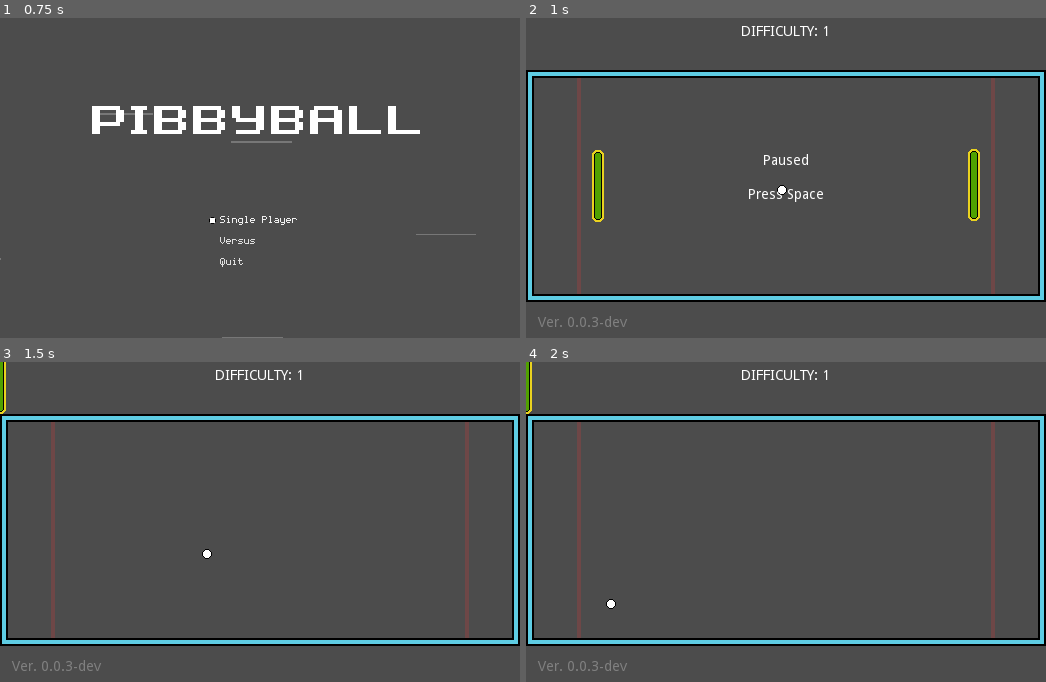
Above: before the commit, frames 1-4 (two rows, left to right).
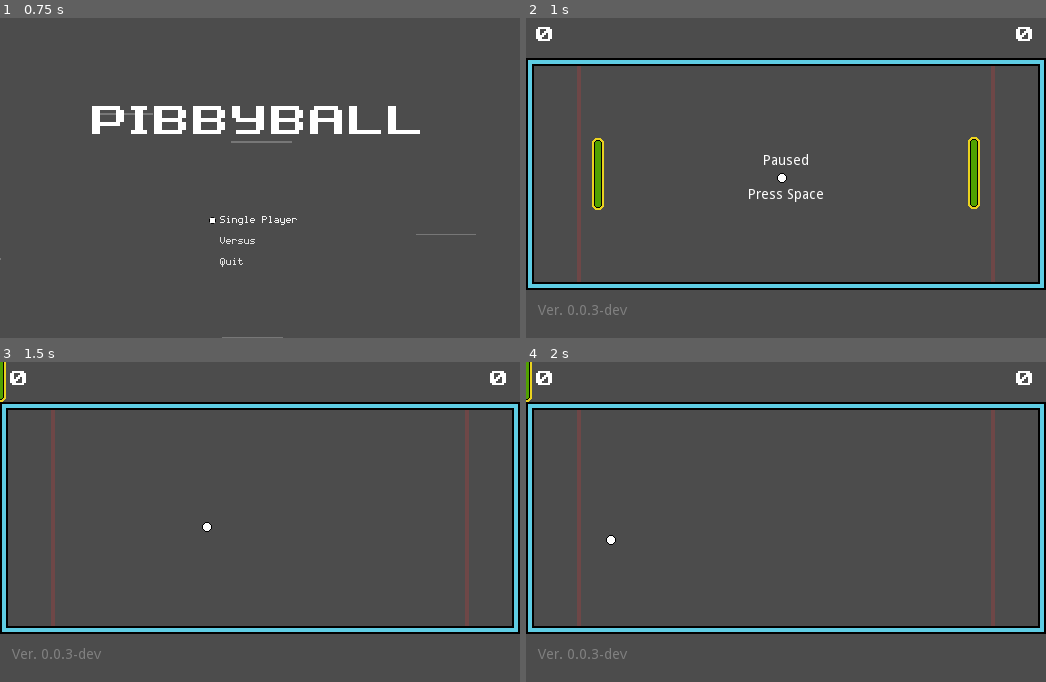
Above: after the commit, the same moments.

Repository: tkshehan/_pong
Game: Godot game, scene res://Main.tscn
Two runs of this game, one before a commit and one after it. Both use one fixed random seed, a clock stepped at 60 frames per second and the inputs below. Sound files missing from this copy of the repository are replaced by a short silence.
Inputs:
- Up to frame 1 (0.75 s): tap Space (pause) at 0.5 s; hold Up (move_up) from 0.53 s (still down)
- Up to frame 2 (1 s): keep holding Up (move_up); tap Enter (ui_accept) at 0.77 s
- Up to frame 3 (1.5 s): tap Space (pause) at 1.25 s; release Up (move_up) at 1.28 s; hold Down (move_down) from 1.28 s (still down)
- Up to frame 4 (2 s): keep holding Down (move_down); tap Enter (ui_accept) at 1.52 s

Frame 1 is identical in both runs. In frame 2, 11% of the frame differs, in the area x 0-100%, y 2-97%; in frame 3, 11%; in frame 4, 11%.

Commit message:
added 2 player mode

Diff:
--- a/Game/Actors/AI_Player.gd
+++ b/Game/Actors/AIPaddle.gd
@@ -2,6 +2,7 @@
 class_name AIPaddle
 
 var target = self
+var difficulty = 1
 
 func set_target(_target):
 	target = _target
@@ -15,6 +16,3 @@
 	else:
 		direction.y = 1 if direction_of_target.y > 0 else -1
 	return direction
-
-func get_grip_position():
-	return self.get_global_position().x + 17
--- a/Game/Actors/Net.gd
+++ b/Game/Actors/Net.gd
@@ -1,14 +1,11 @@
 extends Area2D
 
-var scored = 0
 signal goal
 
 # Called when the node enters the scene tree for the first time.
 func _ready() -> void:
 	var _err = self.connect("body_entered", self, "on_body_entered")
 
-
 func on_body_entered(body):
 	body.in_net = true
 	emit_signal("goal")
-	scored +=1
--- a/Game/Actors/Paddle.gd
+++ b/Game/Actors/Paddle.gd
@@ -5,8 +5,10 @@
 var velocity = Vector2.ZERO
 var Acceleration = 0.2
 const Friction = 0.333
-export var max_speed = 300
+export var max_speed = 500
+
 var fixed_x = get_global_position().x
+var grip_position = fixed_x + 4
 
 var connected_ball
 var stored_velocity = 0
@@ -39,7 +41,7 @@
 		connected_ball = body
 
 	body.hit_stop()
-	body.set_global_position(Vector2(self.get_grip_position() - 10,body.get_global_position().y))
+	body.set_global_position(Vector2(grip_position - 10,body.get_global_position().y))
 	$Sprite.set_frame(1)
 	if abs(body.velocity.x / 2000) > 0.3:
 		$AudioStreamPlayer.play()
@@ -49,5 +51,5 @@
 	set_global_position(Vector2(fixed_x, get_global_position().y))
 	$AudioStreamPlayer.stop()
 
-func get_grip_position():
-	return self.get_global_position().x + 4
+func set_grip_position_offset(offset = 4):
+	grip_position = fixed_x + offset
--- a/Game/Actors/Player.gd
+++ /dev/null
@@ -1,13 +0,0 @@
-extends Paddle
-class_name Player_Paddle
-
-var PlayerId = "" # P1 or P2
-
-func _ready() -> void:
-	pass
-
-func get_direction():
-	return Vector2(
-		0,
-		Input.get_action_strength(PlayerId + "move_down") - Input.get_action_strength(PlayerId + "move_up")
-	)
--- /dev/null
+++ b/Game/Actors/PlayerPaddle.gd
@@ -0,0 +1,13 @@
+extends Paddle
+class_name PlayerPaddle
+
+var player_ID = "" # P1 or P2
+
+func _ready() -> void:
+	pass
+
+func get_direction():
+	return Vector2(
+		0,
+		Input.get_action_strength(player_ID + "move_down") - Input.get_action_strength(player_ID + "move_up")
+	)
--- a/Game/Ball.gd
+++ b/Game/Ball.gd
@@ -49,8 +49,6 @@
 	set_physics_process(false)
 	var x_dir = 1 if velocity.x > 0 else -1
 	velocity.x = lerp(velocity.x, x_dir * MAX_VELOCITY.x, ACCELERATION)
-	print(x_dir)
-	print(velocity.x)
 
 func _on_Timer_timeout() -> void:
 	set_physics_process(true)
--- a/Game/Game.gd
+++ b/Game/Game.gd
@@ -1,45 +1,15 @@
-extends Node2D
+extends Node
 
-var current_ball
-const Center = Vector2(256,160)
+var scores = [0,0]
 
-onready var ball = preload("res://Game/Ball.tscn")
-var difficulty = 1
+func _ready():
+	$World.spawn_ball()
+	$HUD/PauseMenu.popup_centered()
 
-func _ready() -> void:
-	init()
-
-	spawn_ball()
-	$PauseMenu.popup_centered()
-	get_tree().paused = true
-
-
-func _on_Net_L_goal() -> void:
-	difficulty += 1
-	spawn_ball()
-
-func _on_Net_R_goal() -> void:
-	difficulty -= 1
-	spawn_ball()
-
-func spawn_ball() -> void:
-	get_node("Score/HBoxContainer/Label").set_text("Difficulty: " + str(difficulty))
-	$Paddle_L.Acceleration = 0.05
-	$Paddle_L.max_speed = 100 + (50 * difficulty)
-
-	current_ball = ball.instance()
-	current_ball.position = Center
-	var rand = 25 * (randi()%4 + 1)
-	current_ball.velocity = Vector2(
-		-100 if randi() % 2 else 100,
-		-rand if randi() % 2 else rand
-	)
-
-	call_deferred("add_child", current_ball)
-	$Paddle_L.set_target(current_ball)
-
-
-func init():
-	if GameState.num_of_players == 1:
-		$Paddle_L.set_script(preload("res://Game/Actors/AI_Player.gd"))
-		$Paddle_R.set_script(preload("res://Game/Actors/Player.gd"))
+func _on_World_goal(side) -> void:
+	if side == "left":
+		scores[0] += 1
+		$HUD/Score/HBoxContainer/LeftLabel.text = str(scores[0])
+	if side == "right":
+		scores[1] += 1
+		$HUD/Score/HBoxContainer/RightLabel.text = str(scores[1])
--- a/Game/Game.tscn
+++ b/Game/Game.tscn
@@ -1,17 +1,27 @@
-[gd_scene load_steps=7 format=2]
+[gd_scene load_steps=11 format=2]
 
 [ext_resource path="res://assets/tubes.tres" type="TileSet" id=1]
 [ext_resource path="res://Game/Goal.tscn" type="PackedScene" id=2]
 [ext_resource path="res://Game/Actors/Paddle.tscn" type="PackedScene" id=3]
+[ext_resource path="res://assets/fonts/F-Zero GBA Text 1.ttf" type="DynamicFontData" id=4]
 [ext_resource path="res://PauseMenu.tscn" type="PackedScene" id=5]
 [ext_resource path="res://Game/Actors/Net.tscn" type="PackedScene" id=6]
 [ext_resource path="res://Game/Game.gd" type="Script" id=7]
+[ext_resource path="res://Game/World.gd" type="Script" id=8]
 
-[node name="Game" type="Node2D"]
-position = Vector2( 0, 12 )
+[sub_resource type="DynamicFont" id=1]
+font_data = ExtResource( 4 )
+
+[sub_resource type="Theme" id=2]
+default_font = SubResource( 1 )
+
+[node name="Game" type="Node"]
 script = ExtResource( 7 )
 
-[node name="TileMap" type="TileMap" parent="."]
+[node name="World" type="Node2D" parent="."]
+script = ExtResource( 8 )
+
+[node name="TileMap" type="TileMap" parent="World"]
 position = Vector2( -12, -36 )
 scale = Vector2( 2, 2 )
 tile_set = ExtResource( 1 )
@@ -22,75 +32,96 @@
 format = 1
 tile_data = PoolIntArray( 131072, 1610612736, 1, 131073, 0, 0, 131074, 0, 0, 131075, 0, 0, 131076, 0, 0, 131077, 0, 0,  …(700 unchanged characters)…
 
-[node name="Paddle_L" parent="." instance=ExtResource( 3 )]
+[node name="Paddle_L" parent="World" instance=ExtResource( 3 )]
 position = Vector2( 72, 156 )
-rotation = 3.14159
+rotation = -3.14159
 
-[node name="Paddle_R" parent="." instance=ExtResource( 3 )]
+[node name="Paddle_R" parent="World" instance=ExtResource( 3 )]
 position = Vector2( 448, 155 )
 
-[node name="Goal_L" parent="." instance=ExtResource( 2 )]
+[node name="Goal_L" parent="World" instance=ExtResource( 2 )]
 position = Vector2( 53, 155 )
 rotation = -1.5708
 scale = Vector2( 2.24294, 1.99964 )
 z_index = -1
 
-[node name="Net_L" parent="Goal_L" instance=ExtResource( 6 )]
+[node name="Net_L" parent="World/Goal_L" instance=ExtResource( 6 )]
 position = Vector2( -0.0135317, -16 )
 scale = Vector2( 6, 0.2 )
 
-[node name="Goal_R" parent="." instance=ExtResource( 2 )]
+[node name="Goal_R" parent="World" instance=ExtResource( 2 )]
 position = Vector2( 467, 155 )
 rotation = 1.5708
 scale = Vector2( 2.18431, 2 )
 z_index = -1
 
-[node name="Net_R" parent="Goal_R" instance=ExtResource( 6 )]
+[node name="Net_R" parent="World/Goal_R" instance=ExtResource( 6 )]
 position = Vector2( -0.379951, -16.125 )
 rotation = 3.14159
 scale = Vector2( 6, 0.2 )
 
-[node name="Score" type="Control" parent="."]
+[node name="HUD" type="Control" parent="."]
 anchor_right = 1.0
 anchor_bottom = 1.0
-margin_left = 215.0
-margin_top = -5.0
-margin_right = 215.0
-margin_bottom = -5.0
 __meta__ = {
 "_edit_use_anchors_": false
 }
 
-[node name="HBoxContainer" type="HBoxContainer" parent="Score"]
+[node name="Score" type="Control" parent="HUD"]
 anchor_right = 1.0
-margin_bottom = 14.0
 __meta__ = {
 "_edit_use_anchors_": false
 }
 
-[node name="Label" type="Label" parent="Score/HBoxContainer"]
-margin_right = 89.0
-margin_bottom = 14.0
-text = "Difficulty: 0"
+[node name="HBoxContainer" type="HBoxContainer" parent="HUD/Score"]
+anchor_right = 1.0
+margin_left = 10.0
+margin_right = -10.0
+margin_bottom = 30.0
+theme = SubResource( 2 )
+__meta__ = {
+"_edit_use_anchors_": false
+}
+
+[node name="LeftLabel" type="Label" parent="HUD/Score/HBoxContainer"]
+margin_top = 1.0
+margin_right = 20.0
+margin_bottom = 29.0
+text = "0"
 align = 1
 uppercase = true
 
-[node name="PauseMenu" parent="." instance=ExtResource( 5 )]
+[node name="Control" type="Control" parent="HUD/Score/HBoxContainer"]
+margin_left = 24.0
+margin_right = 476.0
+margin_bottom = 30.0
+size_flags_horizontal = 3
 
-[node name="RoundTimer" type="Timer" parent="."]
+[node name="RightLabel" type="Label" parent="HUD/Score/HBoxContainer"]
+margin_left = 480.0
+margin_top = 1.0
+margin_right = 500.0
+margin_bottom = 29.0
+text = "0"
+align = 1
+uppercase = true
+
+[node name="PauseMenu" parent="HUD" instance=ExtResource( 5 )]
+
+[node name="RoundTimer" type="Timer" parent="HUD"]
 wait_time = 2.0
 one_shot = true
 
-[node name="Label" type="Label" parent="."]
+[node name="Version" type="Label" parent="HUD"]
 margin_left = 12.0
 margin_top = 286.0
-margin_right = 52.0
+margin_right = 101.0
 margin_bottom = 300.0
 custom_colors/font_color = Color( 1, 1, 1, 0.290196 )
 text = "Ver. 0.0.3-dev"
 __meta__ = {
 "_edit_use_anchors_": false
 }
-[connection signal="goal" from="Goal_L/Net_L" to="." method="_on_Net_L_goal"]
-[connection signal="goal" from="Goal_R/Net_R" to="." method="_on_Net_R_goal"]
-[connection signal="timeout" from="RoundTimer" to="." method="_on_RoundTimer_timeout"]
+[connection signal="goal" from="World" to="." method="_on_World_goal"]
+[connection signal="goal" from="World/Goal_L/Net_L" to="World" method="_on_Net_L_goal"]
+[connection signal="goal" from="World/Goal_R/Net_R" to="World" method="_on_Net_R_goal"]
--- a/Game/Goal.gd
+++ b/Game/Goal.gd
@@ -3,6 +3,5 @@
 func _ready() -> void:
 	var _err = self.connect("body_entered", self, "on_body_entered")
 
-
 func on_body_entered(_body):
 	pass
--- /dev/null
+++ b/Game/World.gd
@@ -0,0 +1,39 @@
+extends Node
+
+var current_ball
+const Center = Vector2(256,160)
+signal goal(side)
+
+onready var ball = preload("res://Game/Ball.tscn")
+
+func _ready() -> void:
+	if GameState.num_of_players == 1:
+		$Paddle_L.set_script(AIPaddle)
+		$Paddle_R.set_script(PlayerPaddle)
+
+	if GameState.num_of_players == 2:
+		$Paddle_L.set_script(PlayerPaddle)
+		$Paddle_R.set_script(PlayerPaddle)
+		$Paddle_L.player_ID = "P1"
+		$Paddle_R.player_ID = "P2"
+	$Paddle_L.set_grip_position_offset(17)
+
+func _on_Net_L_goal() -> void:
+	emit_signal("goal", "left")
+	spawn_ball()
+
+func _on_Net_R_goal() -> void:
+	emit_signal("goal", "right")
+	spawn_ball()
+
+func spawn_ball() -> void:
+	current_ball = ball.instance()
+	current_ball.position = Center
+	var rand = 25 * (randi()%4 + 1)
+	current_ball.velocity = Vector2(
+		-100 if randi() % 2 else 100,
+		-rand if randi() % 2 else rand
+	)
+	call_deferred("add_child", current_ball)
+	if $Paddle_L is AIPaddle:
+		$Paddle_L.set_target(current_ball)
--- a/PauseMenu.gd
+++ b/PauseMenu.gd
@@ -1,11 +1,18 @@
 extends Popup
+
+func _ready():
+	self.connect("about_to_show", self, "_on_popup")
+	self.connect("popup_hide", self, "_on_hide")
 
 func _input(event: InputEvent) -> void:
 	if event.is_action_pressed("pause"):
 		if !visible:
 			self.popup_centered()
-			get_tree().paused = true
-
 		else:
 			visible = false
-			get_tree().paused = false
+
+func _on_popup():
+	get_tree().paused = true
+
+func _on_hide():
+	get_tree().paused = false
--- a/project.godot
+++ b/project.godot
@@ -12,7 +12,7 @@
 "base": "Paddle",
 "class": "AIPaddle",
 "language": "GDScript",
-"path": "res://Game/Actors/AI_Player.gd"
+"path": "res://Game/Actors/AIPaddle.gd"
 }, {
 "base": "KinematicBody2D",
 "class": "Paddle",
@@ -20,14 +20,14 @@
 "path": "res://Game/Actors/Paddle.gd"
 }, {
 "base": "Paddle",
-"class": "Player_Paddle",
+"class": "PlayerPaddle",
 "language": "GDScript",
-"path": "res://Game/Actors/Player.gd"
+"path": "res://Game/Actors/PlayerPaddle.gd"
 } ]
 _global_script_class_icons={
 "AIPaddle": "",
 "Paddle": "",
-"Player_Paddle": ""
+"PlayerPaddle": ""
 }
 
 [application]
Not shown, removed: .mono/metadata/ide_server_meta.txt
Not shown, changed: README.md
